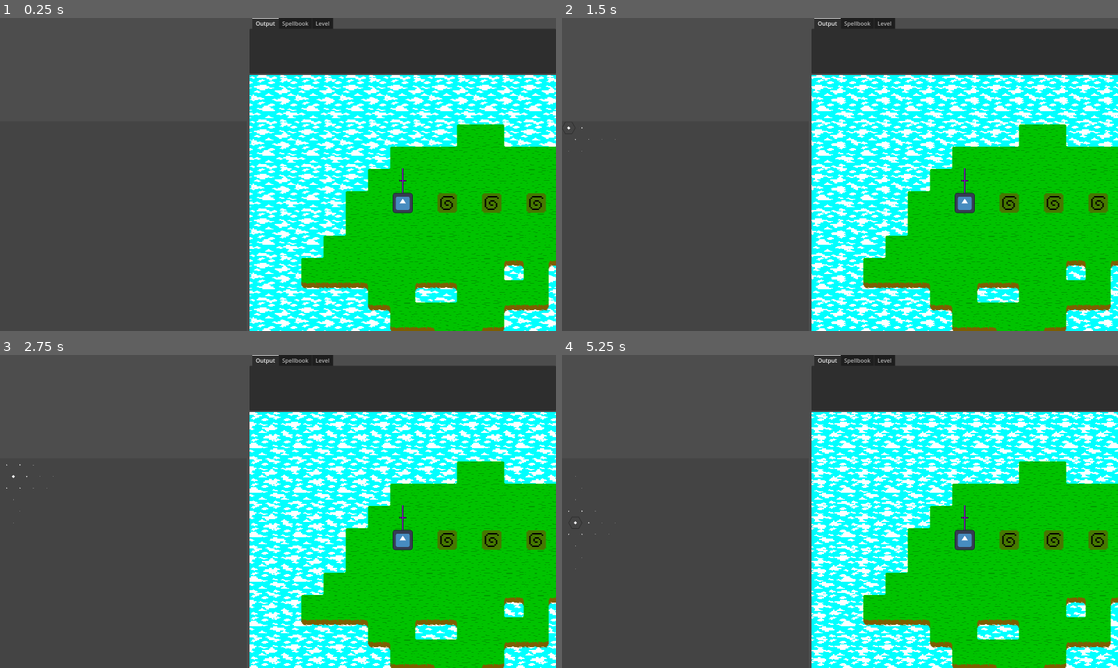
Above: before the commit, frames 1-4 (two rows, left to right).
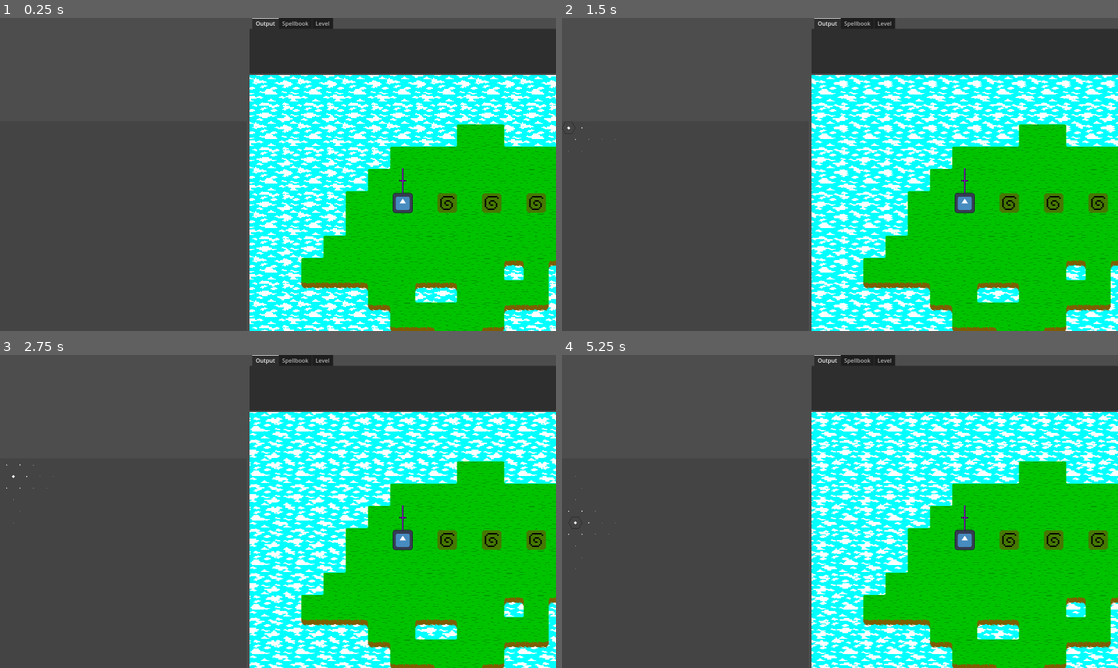
Above: after the commit, the same moments.

Repository: Nauviax/Hexgame
Game: Godot game, scene res://main_scene/main_scene.tscn
Two runs of this game, one before a commit and one after it. Both use one fixed random seed, a clock stepped at 60 frames per second and the inputs below. The engine's default icon, where the game draws it, is replaced by a stand-in: a white triangle on a blue panel in a dark square.
Inputs (mouse positions are in pixels of both pictures, inside the frame that each line leads up to):
- Up to frame 1 (0.25 s): no input
- Up to frame 2 (1.5 s): move the mouse to (684, 227) at 0.52 s; hold D (move_right) 0.53-1.28 s; hold Space (fly) 0.53-1.28 s; click (684, 227) at 0.67 s; move the mouse to (567, 127) at 1.27 s; hold S (move_down) from 1.28 s (still down); tap Space (fly) at 1.35 s; click (567, 127) at 1.42 s
- Up to frame 3 (2.75 s): move the mouse to (11, 477) at 2.02 s; release S (move_down) at 2.03 s; hold D (move_right) from 2.03 s (still down); hold Space (fly) from 2.03 s (still down); click (11, 477) at 2.17 s
- Up to frame 4 (5.25 s): move the mouse to (567, 489) at 2.77 s; release D (move_right) at 2.78 s; release Space (fly) at 2.78 s; hold W (move_up) 2.78-3.53 s; tap Space (fly) at 2.85, 4.35 s; click (567, 489) at 2.92 s; move the mouse to (573, 498) at 3.52 s; hold Space (fly) 3.53-4.28 s; hold A (move_left) 3.53-5.03 s; click (573, 498) at 3.67 s; move the mouse to (567, 511) at 4.27 s; click (567, 511) at 4.42 s; move the mouse to (573, 524) at 5.02 s; hold S (move_down) from 5.03 s (still down); hold Space (fly) from 5.03 s (still down); click (573, 524) at 5.17 s

The runs differ from the first frame. In frame 1, 12% of the frame differs, in the area x 44-100%, y 18-100%; in frame 2, 13%; in frame 3, 13%; in frame 4, 12%.

Commit message:
Fixed background zoom issue

Diff:
--- a/entity/player/player.gd
+++ b/entity/player/player.gd
@@ -18,7 +18,7 @@
 @onready var camera: Camera2D = $Camera2D
 
 # Background references
-@onready var parallax_bg: Node2D = camera.get_node("ParallaxBG")
+@onready var parallax_bg: CanvasLayer = $ParallaxBG #camera.get_node("ParallaxBG")
 @onready var parallax_near: Sprite2D = parallax_bg.get_node("NearLayer")
 @onready var parallax_far: Sprite2D = parallax_bg.get_node("FarLayer")
 
@@ -109,7 +109,6 @@
 			fly_chargeup += 1
 			camera.zoom -= Vector2(0.01, 0.01) # Zoom out while charging (Until 0.5, 0.5)
 			scale += Vector2(0.01, 0.01) # Scale up while charging (Until 1.5, 1.5)
-			parallax_bg.scale += Vector2(0.005, 0.005) # Also scale background, so it effectively shrinks less (Until 1.25, 1.25)
 		elif not flying and fly_chargeup == 50:
 			flying = true
 			poofer_pgen.restart() # Fix poof particles sometimes not poofing on next takeoff
@@ -119,12 +118,10 @@
 			fly_chargeup -= 1
 			camera.zoom += Vector2(0.01, 0.01) # Revert back to normal zoom
 			scale -= Vector2(0.01, 0.01) # Revert back to normal scale
-			parallax_bg.scale -= Vector2(0.005, 0.005)
 		elif fly_chargeup == 1: # If charge about to end, stop flying
 			fly_chargeup -= 1
 			camera.zoom = Vector2.ONE # Reset zoom
 			scale = Vector2.ONE # Reset scale
-			parallax_bg.scale = Vector2.ONE # Reset parallax scale
 			flying = false
 			entity.is_floating = false # Stop floating
 			trailer_pgen.emitting = false # Stop trail particles
--- a/entity/player/player.tscn
+++ b/entity/player/player.tscn
@@ -104,19 +104,27 @@
 
 [node name="Camera2D" type="Camera2D" parent="."]
 
-[node name="ParallaxBG" type="Node2D" parent="Camera2D"]
-z_index = -100
+[node name="ParallaxBG" type="CanvasLayer" parent="."]
+layer = -1
+offset = Vector2(-192, -192)
+transform = Transform2D(1, 0, 0, 1, -192, -192)
 
-[node name="FarLayer" type="Sprite2D" parent="Camera2D/ParallaxBG"]
+[node name="FarLayer" type="Sprite2D" parent="ParallaxBG"]
 z_index = -1
+texture_filter = 1
+texture_repeat = 2
 texture = ExtResource("5_1h83c")
+centered = false
 region_enabled = true
 region_rect = Rect2(0, 0, 1280, 1280)
 
-[node name="NearLayer" type="Sprite2D" parent="Camera2D/ParallaxBG"]
+[node name="NearLayer" type="Sprite2D" parent="ParallaxBG"]
 z_index = 1
+texture_filter = 1
+texture_repeat = 2
 scale = Vector2(2, 2)
 texture = ExtResource("6_0wx4c")
+centered = false
 region_enabled = true
 region_rect = Rect2(0, 0, 640, 640)
 
--- a/main_scene/main_scene.tscn
+++ b/main_scene/main_scene.tscn
@@ -134,7 +134,7 @@
 
 [node name="LevelViewport" type="SubViewport" parent="HexDisplay/MarginContainer/LR_Split/Info_SB_Level/LevelContainer"]
 handle_input_locally = false
-size = Vector2i(200, 200)
+size = Vector2i(882, 736)
 render_target_update_mode = 4
 
 [connection signal="pressed" from="HexDisplay/MarginContainer/LR_Split/Info_SB_Level/Info_Tabs/Level/Level_Buttons/Validate" to="HexDisplay" method="_on_level_validate_pressed"]
